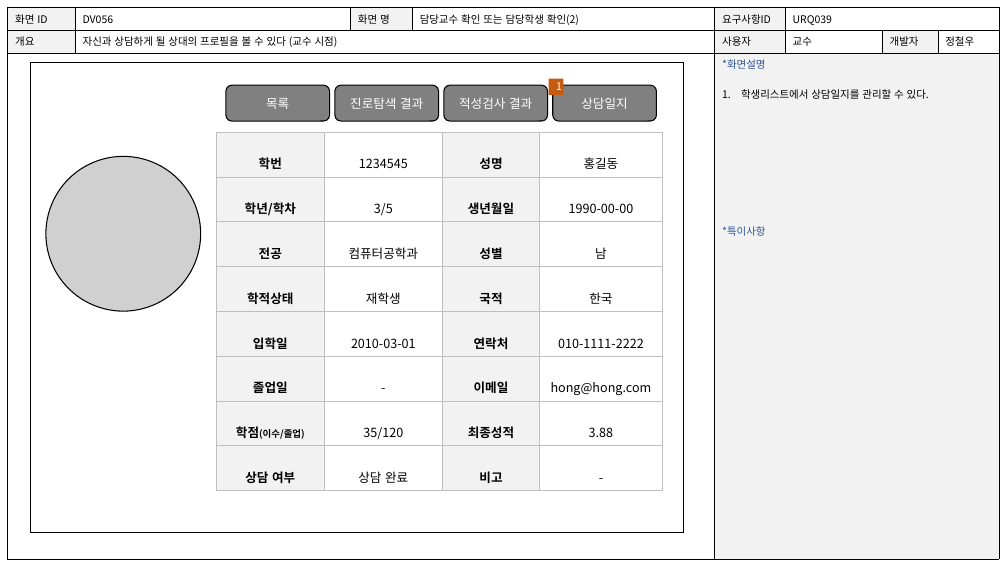
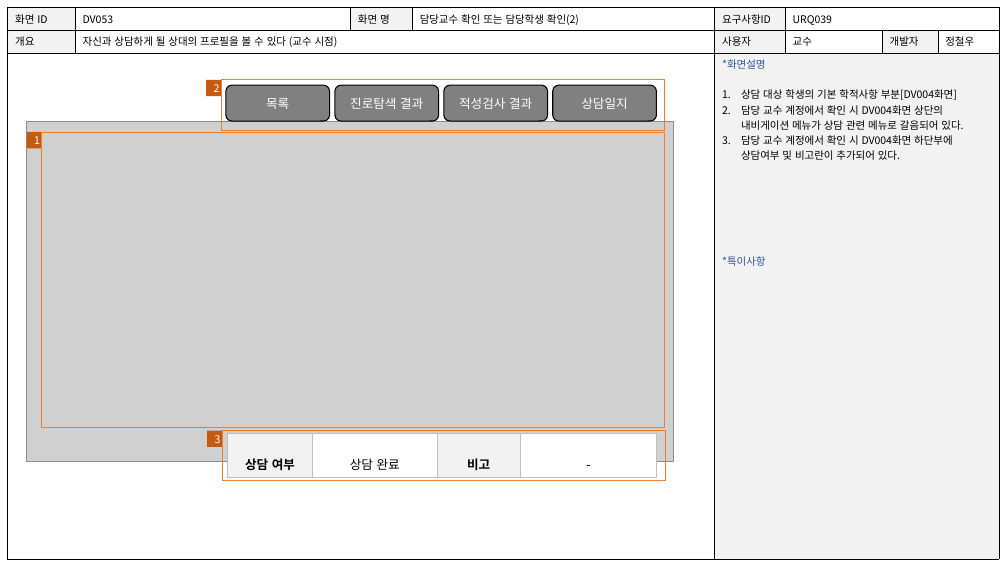
Before and after one commit to weather0/yd_Final01, a slide deck: slide 56 of 문서/작성중/(작업중-최신!)디자인통합222.pptx. Drawn at 1008x567 pixels with LibreOffice and Linux fonts; fonts in the diff are those of the drawing; grey boxes stand for pictures. Boxes give left, top, right and bottom in pixels: in the first picture for what was removed or moved away, otherwise in the second. Text is boxed around its words. In the diff, an @@ line names an element or a change of style, - is before the commit and + after.

Commit message:
update

```diff
--- a/문서/작성중/(작업중-최신!)디자인통합222.pptx
+++ b/문서/작성중/(작업중-최신!)디자인통합222.pptx
@@ table at [8, 8, 999, 557] @@
-row 1, column 2: DV056
+row 1, column 2: DV053
-row 3, column 5: *화면설명 / 학생리스트에서 상담일지를 관리할 수 있다. / *특이사항
+row 3, column 5: *화면설명 / 상담 대상 학생의 기본 학적사항 부분[DV004화면] / 담당 교수 계정에서 확인 시 DV004화면 상단의 내비게이션 메뉴가 상담 관련 메뉴로 갈음되어 있다. / 담당 교수 계정에서 확인 시 DV004화면 하단부에 상담여부 및 비고란이 추가되어 있다. / *특이사항
@@ rectangle added at [206, 80, 222, 97], fill #C55A11, 10 pt, text #FFFFFF @@
+2
@@ rectangle added at [221, 80, 665, 130], outline #ED7D31 0.75 pt @@
@@ rectangle "1": place and size @@
-rectangle "1" at [549, 79, 564, 95]
+rectangle "1" at [26, 132, 42, 149]
@@ picture added at [26, 121, 674, 461] @@
@@ rectangle: place and size @@
-rectangle at [30, 63, 684, 533]
+rectangle at [42, 132, 665, 428]
@@ rectangle at [42, 132, 665, 428]: fill #FFFFFF to none; outline #000000 1 pt to #ED7D31 0.75 pt @@
@@ picture removed at [46, 157, 201, 312] @@
@@ rectangle added at [207, 431, 222, 448], fill #C55A11, 10 pt, text #FFFFFF @@
+3
@@ rectangle added at [222, 430, 666, 480], outline #ED7D31 0.75 pt @@
@@ table at [228, 433, 657, 474] @@
-row 1: 학번 | 1234545 | 성명 | 홍길동
-row 2: 학년/학차 | 3/5 | 생년월일 | 1990-00-00
-row 3: 전공 | 컴퓨터공학과 | 성별 | 남
-row 4: 학적상태 | 재학생 | 국적 | 한국
-row 5: 입학일 | 2010-03-01 | 연락처 | 010-1111-2222
-row 6: 졸업일 | - | 이메일 | hong@hong.com
-row 7: 학점(이수/졸업) | 35/120 | 최종성적 | 3.88
@@ table: place and size @@
-table at [216, 132, 662, 491]
+table at [228, 433, 657, 474]
```
Also in this commit, not shown: 30 other slides changed.
